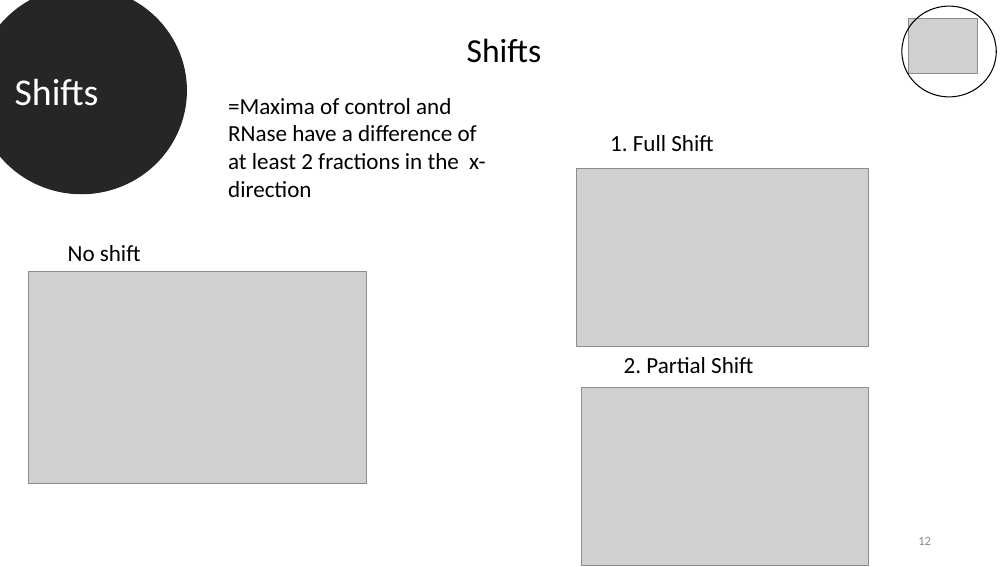
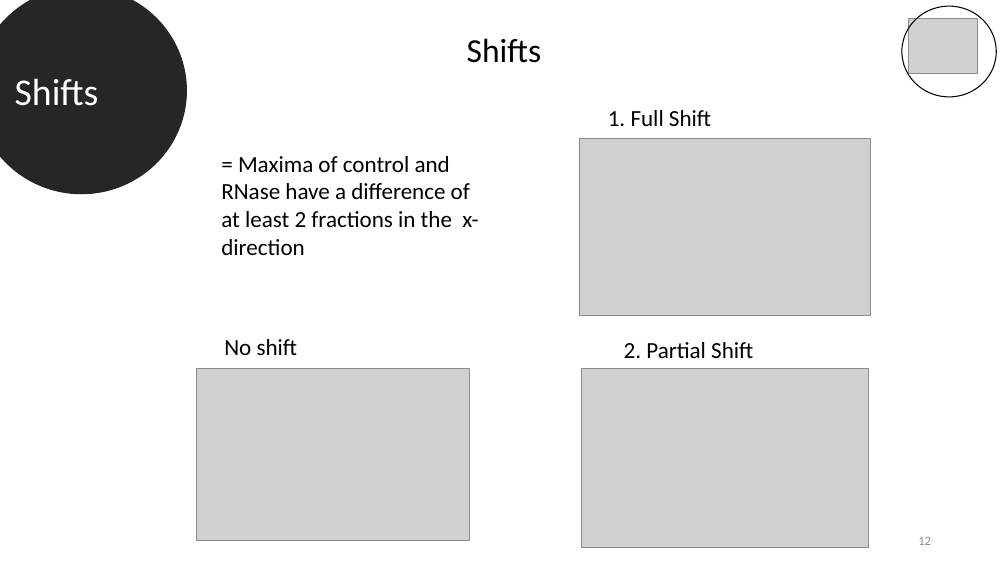
Before and after one commit to datascience-mobi-2022/2022-topic-03-team-05, a slide deck: slide 12 of Final presentation outline & temporary draft.pptx. Drawn at 1008x567 pixels with LibreOffice and Linux fonts; fonts in the diff are those of the drawing; grey boxes stand for pictures. Boxes give left, top, right and bottom in pixels: in the first picture for what was removed or moved away, otherwise in the second. Text is boxed around its words. In the diff, an @@ line names an element or a change of style, - is before the commit and + after.

```diff
--- a/Final presentation outline & temporary draft.pptx
+++ b/Final presentation outline & temporary draft.pptx
@@ text "1. Full Shift": place and size @@
-text "1. Full Shift" at bbox=[610, 135, 713, 151]
+text "1. Full Shift" at bbox=[608, 110, 711, 126]
@@ picture: place and size @@
-picture at bbox=[577, 169, 869, 346]
+picture at bbox=[579, 138, 871, 316]
@@ text at bbox=[221, 156, 478, 255]: spaces changed @@
-=Maxima of control and RNase have a difference of at least 2 fractions in the x-direction
+= Maxima of control and RNase have a difference of at least 2 fractions in the x-direction
@@ text "No shift": place and size @@
-text "No shift" at bbox=[68, 245, 141, 261]
+text "No shift" at bbox=[224, 339, 298, 355]
@@ text "2. Partial Shift": place and size @@
-text "2. Partial Shift" at bbox=[624, 357, 753, 373]
+text "2. Partial Shift" at bbox=[624, 342, 753, 358]
@@ picture: place and size @@
-picture at bbox=[28, 271, 366, 484]
+picture at bbox=[196, 369, 469, 541]
@@ picture: place and size @@
-picture at bbox=[582, 387, 869, 566]
+picture at bbox=[582, 369, 869, 547]
```
Also in this commit, not shown: 5 other slides changed.
